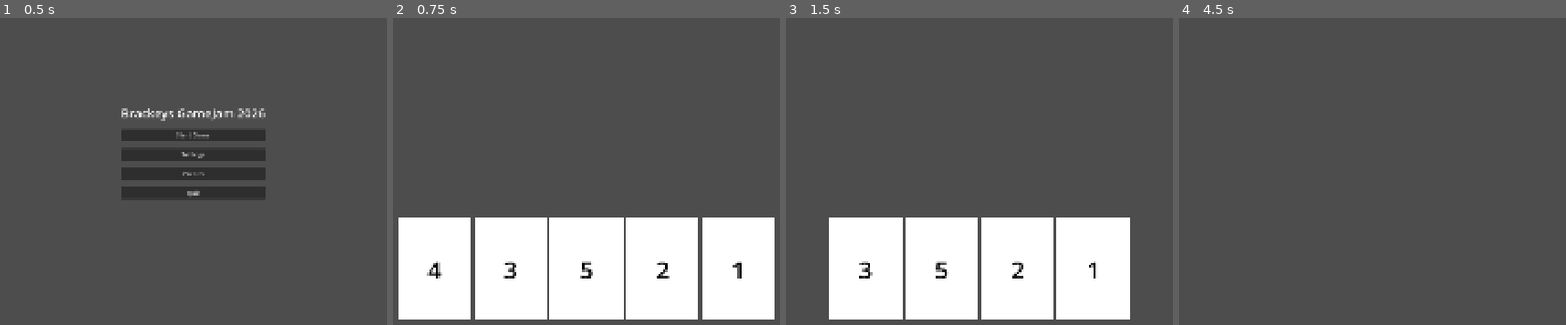
Above: before the commit, frames 1-4 (left to right).
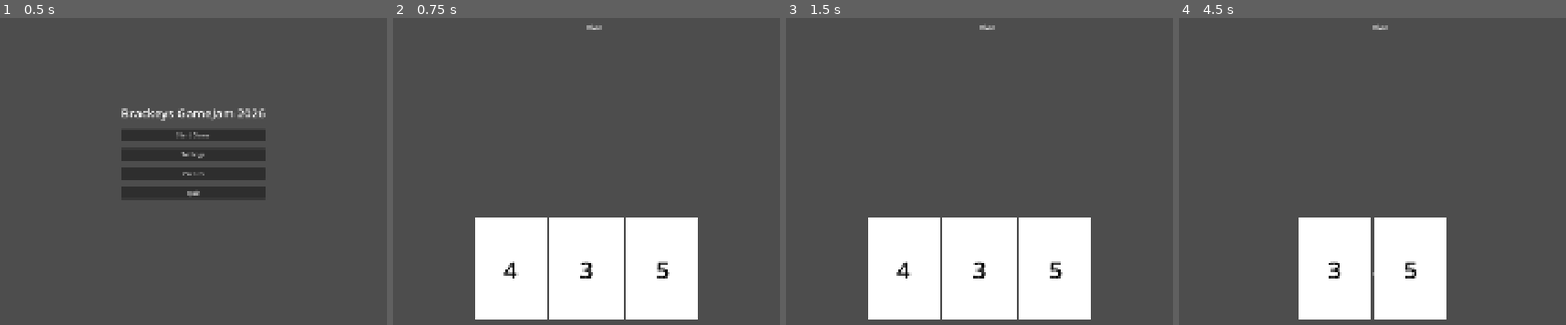
Above: after the commit, the same moments.

Repository: Engulfedleader2/brackeys-game-jam-2026
Game: Godot game, scene res://Scenes/MainMenu.tscn
Two runs of this game, one before a commit and one after it. Both use one fixed random seed, a clock stepped at 60 frames per second and the inputs below.
Inputs (mouse positions are in pixels of both pictures, inside the frame that each line leads up to):
- Up to frame 1 (0.5 s): no input
- Up to frame 2 (0.75 s): click "Start Game" at 0.5 s
- Up to frame 3 (1.5 s): tap Enter at 1.25 s; move the mouse to (828, 269) at 1.27 s; click (828, 269) at 1.42 s
- Up to frame 4 (4.5 s): tap Space at 2, 3.5 s; move the mouse to (1260, 269) at 2.02 s; click (1260, 269) at 2.17 s; tap Enter at 2.75, 4.25 s; move the mouse to (1295, 269) at 2.77 s; click (1295, 269) at 2.92 s; move the mouse to (1333, 269) at 3.52 s; click (1333, 269) at 3.67 s; move the mouse to (1372, 269) at 4.27 s; click (1372, 269) at 4.42 s

Frame 1 is identical in both runs. In frame 2, 13% of the frame differs, in the area x 1-99%, y 2-99%; in frame 3, 8.3%; in frame 4, 12%.

Commit message:
Fixed setup player in GameManager

Diff:
--- a/Scenes/Game/GameTestScene.tscn
+++ b/Scenes/Game/GameTestScene.tscn
@@ -1,16 +1,36 @@
 [gd_scene format=3 uid="uid://by0ku407tlifk"]
 
-[ext_resource type="PackedScene" uid="uid://cqgrnwchlujb6" path="res://Scripts/Player/Hand/Hand.tscn" id="1_0p3ti"]
 [ext_resource type="Script" uid="uid://dylp1pxcycfxf" path="res://Scripts/Cards/Deck.gd" id="1_empv6"]
 [ext_resource type="PackedScene" uid="uid://c7edokbnxij20" path="res://Scenes/Game/SharedPile.tscn" id="3_fq5w4"]
+[ext_resource type="PackedScene" uid="uid://dqdvsqgdhi7es" path="res://Scripts/Player/Player.tscn" id="4_player"]
+[ext_resource type="PackedScene" uid="uid://cr7x834jgmql0" path="res://Scripts/AIPlayer/AIPlayer.tscn" id="5_aiplayer"]
+[ext_resource type="Script" uid="uid://jjtpln836nxi" path="res://Scripts/GameManager.gd" id="6_gamemanager"]
+[ext_resource type="Script" uid="uid://d1mqil77e0884" path="res://Scripts/TurnManager.gd" id="7_turnmanager"]
 
 [node name="GameTestScene" type="Node2D" unique_id=1788772955]
-
-[node name="Hand" parent="." instance=ExtResource("1_0p3ti")]
-position = Vector2(960, 850)
 
 [node name="Deck" type="Node" parent="."]
 script = ExtResource("1_empv6")
 
 [node name="SharedPile" parent="." instance=ExtResource("3_fq5w4")]
 position = Vector2(960, 500)
+
+[node name="Player" parent="." instance=ExtResource("4_player")]
+position = Vector2(960, 850)
+player_name = "You"
+owner_id = 0
+
+[node name="AIPlayer" parent="." instance=ExtResource("5_aiplayer")]
+position = Vector2(960, 200)
+player_name = "Rival"
+owner_id = 1
+
+[node name="GameManager" type="Node" parent="." node_paths=PackedStringArray("turn_manager", "deck", "shared_pile")]
+script = ExtResource("6_gamemanager")
+turn_manager = NodePath("../TurnManager")
+deck = NodePath("../Deck")
+shared_pile = NodePath("../SharedPile")
+player_paths = [NodePath("../Player"), NodePath("../AIPlayer")]
+
+[node name="TurnManager" type="Node" parent="."]
+script = ExtResource("7_turnmanager")
--- a/Scripts/Cards/Deck.gd
+++ b/Scripts/Cards/Deck.gd
@@ -6,21 +6,11 @@
 var cards: Array[CardInstance] = [] # entire deck of cards, loaded in once during game initialization
 var draw_pile: Array[CardInstance] = [] # deck of cards per round, reset each round
 var _next_instance_id := 0
-@onready var test_player_hand: Hand = $"../Hand"
 
 
 func _ready() -> void:
 	_load_cards()
 	setup_round()
-
-	# debug code, remove once we have hands
-	var hands := deal(2, 6)
-	for i in hands.size():
-			print("Player %d hand size: %d" % [i, hands[i].size()])
-			for instance in hands[i]:
-					print("  - id %d, value %d" % [instance.instance_id, instance.resource.value])
-
-	test_player_hand.set_cards(hands[0])
 
 
 func _load_cards() -> void:
--- a/Scripts/GameManager.gd
+++ b/Scripts/GameManager.gd
@@ -1,6 +1,9 @@
 extends Node
 
 @export var turn_manager: Node
+@export var deck: Deck
+@export var shared_pile: SharedPile
+@export var player_paths: Array[NodePath] = []
 var total_game_rounds = 3
 
 # Will run at the start of scene.
@@ -31,6 +34,10 @@
 # This function will be part of start up scene launch to setup players before the start of the round.
 func setup_players() -> void:
 	print("Setting up players")
+	var players: Array[Player] = []
+	for path in player_paths:
+		players.append(get_node(path) as Player)
+	RoundManager.setup(players, shared_pile, deck)
 
 # This function will probably be a bool to check if the entire game is over or not and will call end_game if it is.
 func check_game_over() -> void:
